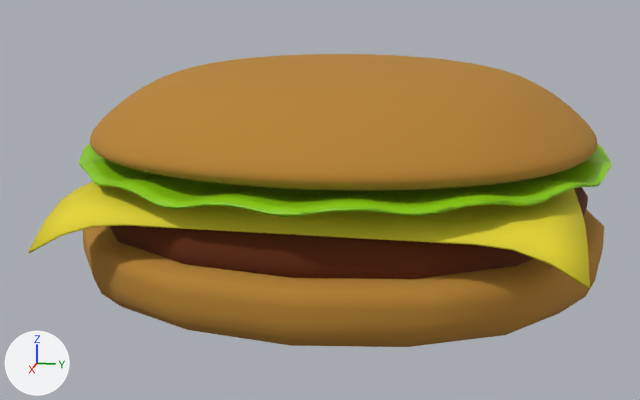
The Blender file public/untitled.blend: old version first, new version second.
Both versions are drawn from a camera (50 mm lens) standing at (9.92, 1.7, 4.56) and looking at (0.15, -0.26, 2.11). Lighting does not change. The marker at lower left points along +X, +Y and +Z.

In view in the first picture: 'Объект', 'Объект.001', 'Объект.002', 'Плоскость', 'Цилиндр'.
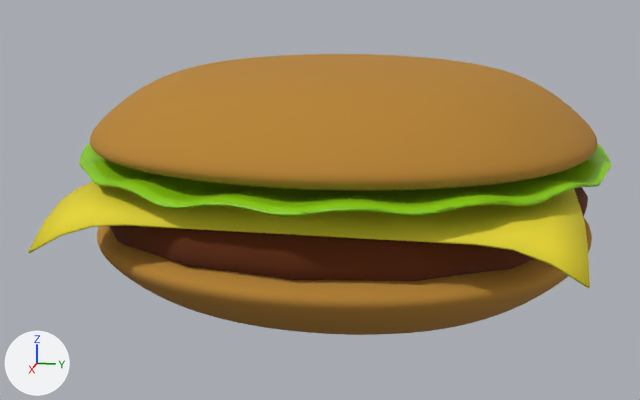
Pixel boxes [x1, y1, x2, y2] of what changed, in the pictures (640 x 400 px):
'Объект', reshaped, moved, turned, rescaled, modifiers changed: before [83, 209, 604, 347]; after [97, 217, 592, 335]
part 1 of me_куб, built on: before [83, 209, 604, 347]; after [97, 217, 592, 335]

The change, as a list of edits to the scene's bpy script:
```text
Add mat_булочка_001:
    mat_булочка_001 = principled_material('Булочка.001')
    mat_булочка_001.base_color = (0.483, 0.234, 0.0316)  # orange #b98532
    mat_булочка_001.roughness = 1.0
Change me_куб:
    used by ob_объект; location = (0.0, 0.0, 0.0); scale = (1.23, 1.23, 1.23)
    remove me_куб.from_pydata(...)  # 14 vertices, 11 faces; spans x -2.53..2.53, y -2.53..2.53, z 0.97..1.71
    remove me_куб.materials.append(mat_булочка)  # orange #b98532
    add me_куб.from_pydata(...)  # 11778 vertices, 11776 faces; spans x -2.25..2.25, y -2.25..2.25, z 0.81..1.69
    me_куб part 1: 14 vertices removed from x -2.53..2.53, y -2.53..2.53, z 0.97..1.71; 11778 vertices added at x -2.25..2.25, y -2.25..2.25, z 0.81..1.69
    me_куб part 2: the surface is now shaded flat
    add me_куб.materials.append(mat_булочка_001)  # orange #b98532
Change ob_объект:
    remove _m = ob_объект.modifiers.new('Подразделения', 'SUBSURF')
    remove _m.levels = 5
    remove _m.use_limit_surface = False
    ob_объект.location: (0.0, 0.0, 0.0) -> (0.0, 0.0, 0.067)
    ob_объект.rotation_euler: (0.0, 0.0, 0.0) -> (3.135, 0.0123, -0.00317)  # degrees (0, 0, 0) -> degrees (180, 0.7, -0.2)
    ob_объект.scale: (1.23, 1.23, 1.23) -> (1.23, 1.23, -1.23)
```
